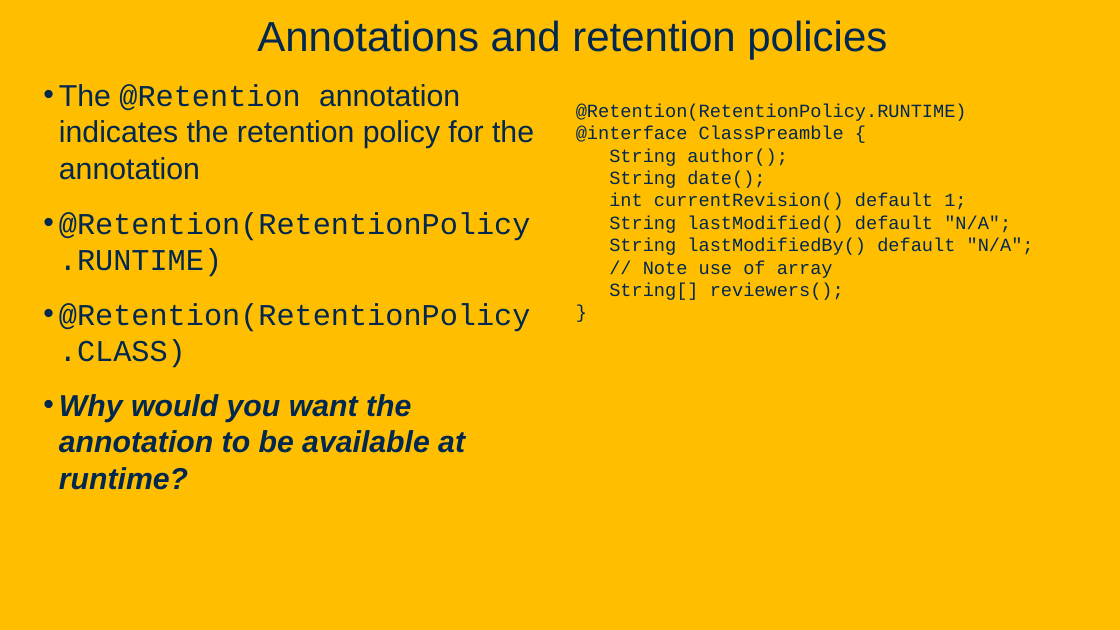
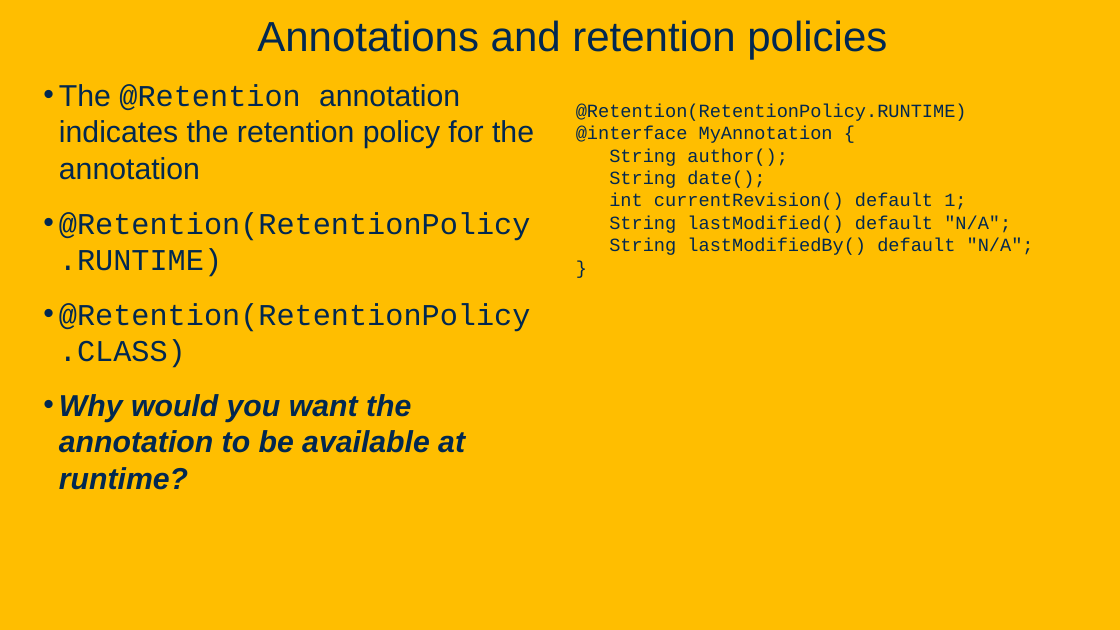
Before and after one commit to davsec-teaching/ECS160-Winter2025, a slide deck: slide 37 of slides/5_annotations_and_reflection.pptx (slide 26 before the commit). Drawn at 1120x630 pixels with LibreOffice and Linux fonts; fonts in the diff are those of the drawing; background and template pictures are left out. Boxes give left, top, right and bottom in pixels: in the first picture for what was removed or moved away, otherwise in the second. Text is boxed around its words. In the diff, an @@ line names an element or a change of style, - is before the commit and + after.

Commit message:
Updated reflection and annotations slides

```diff
--- a/slides/5_annotations_and_reflection.pptx
+++ b/slides/5_annotations_and_reflection.pptx
@@ text at bbox=[576, 126, 833, 143]: text changed @@
-@interface ClassPreamble {
+@interface MyAnnotation {
@@ text at bbox=[609, 261, 844, 300]: paragraphs removed @@
-// Note use of array
-String[] reviewers();
```
Also in this commit, not shown: 7 other slides changed, 15 slides added, 4 slides removed.
